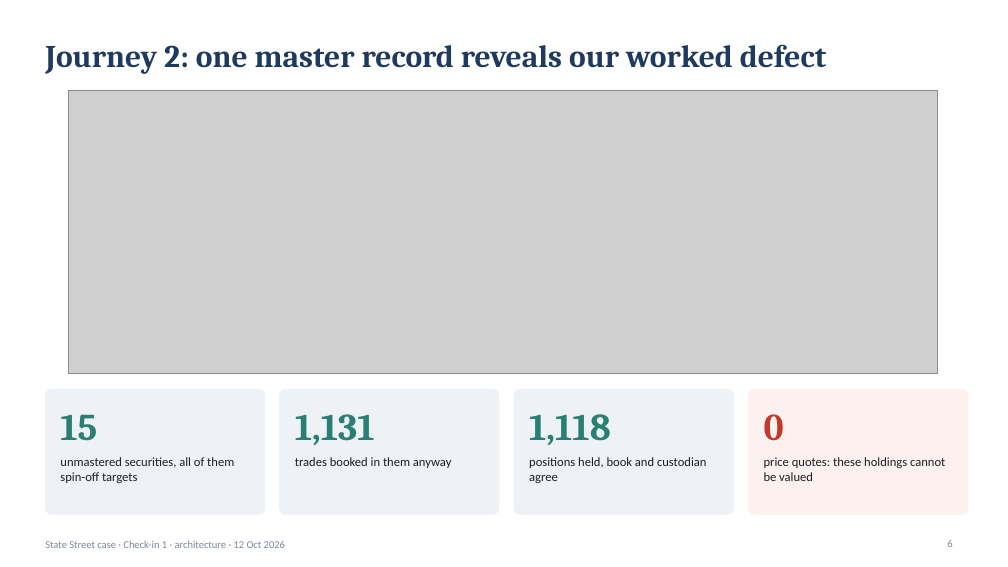
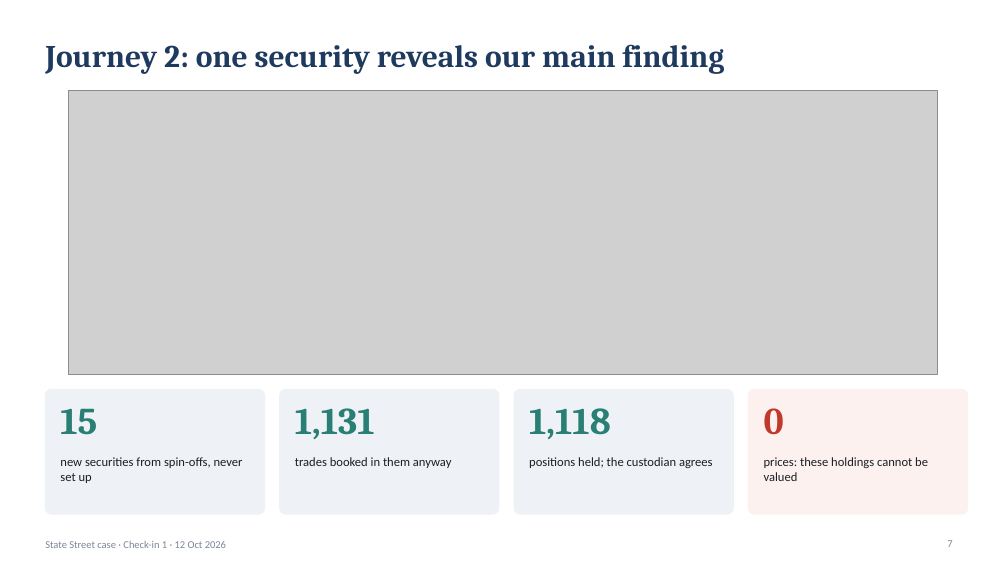
Before and after one commit to KevinRusu/BC-State-Street-Case-Competition, a slide deck: slide 7 of docs/Checkin1_Pack.pptx (slide 6 before the commit). Drawn at 1008x567 pixels with LibreOffice and Linux fonts; fonts in the diff are those of the drawing; grey boxes stand for pictures. Boxes give left, top, right and bottom in pixels: in the first picture for what was removed or moved away, otherwise in the second. Text is boxed around its words. In the diff, an @@ line names an element or a change of style, - is before the commit and + after.

```diff
--- a/docs/Checkin1_Pack.pptx
+++ b/docs/Checkin1_Pack.pptx
@@ title at bbox=[45, 44, 724, 74]: text changed @@
-Journey 2: one master record reveals our worked defect
+Journey 2: one security reveals our main finding
@@ vertical alignment middle to top in 4 elements at bbox=[60, 408, 97, 435], bbox=[295, 408, 375, 439], bbox=[529, 408, 611, 439], bbox=[764, 408, 784, 435] @@
@@ text at bbox=[60, 457, 243, 483]: text changed @@
-unmastered securities, all of them spin-off targets
+new securities from spin-offs, never set up
@@ text at bbox=[529, 457, 713, 468]: text changed @@
-positions held, book and custodian agree
+positions held; the custodian agrees
@@ text at bbox=[764, 457, 928, 481]: text changed @@
-price quotes: these holdings cannot be valued
+prices: these holdings cannot be valued
@@ text at bbox=[45, 541, 226, 548]: text changed @@
-State Street case · Check-in 1 · architecture · 12 Oct 2026
+State Street case · Check-in 1 · 12 Oct 2026
@@ page number at bbox=[947, 540, 952, 547]: text changed @@
-6
+7
```
Also in this commit, not shown: 9 other slides changed, 6 slides added, 7 slides removed, 25 other files.
